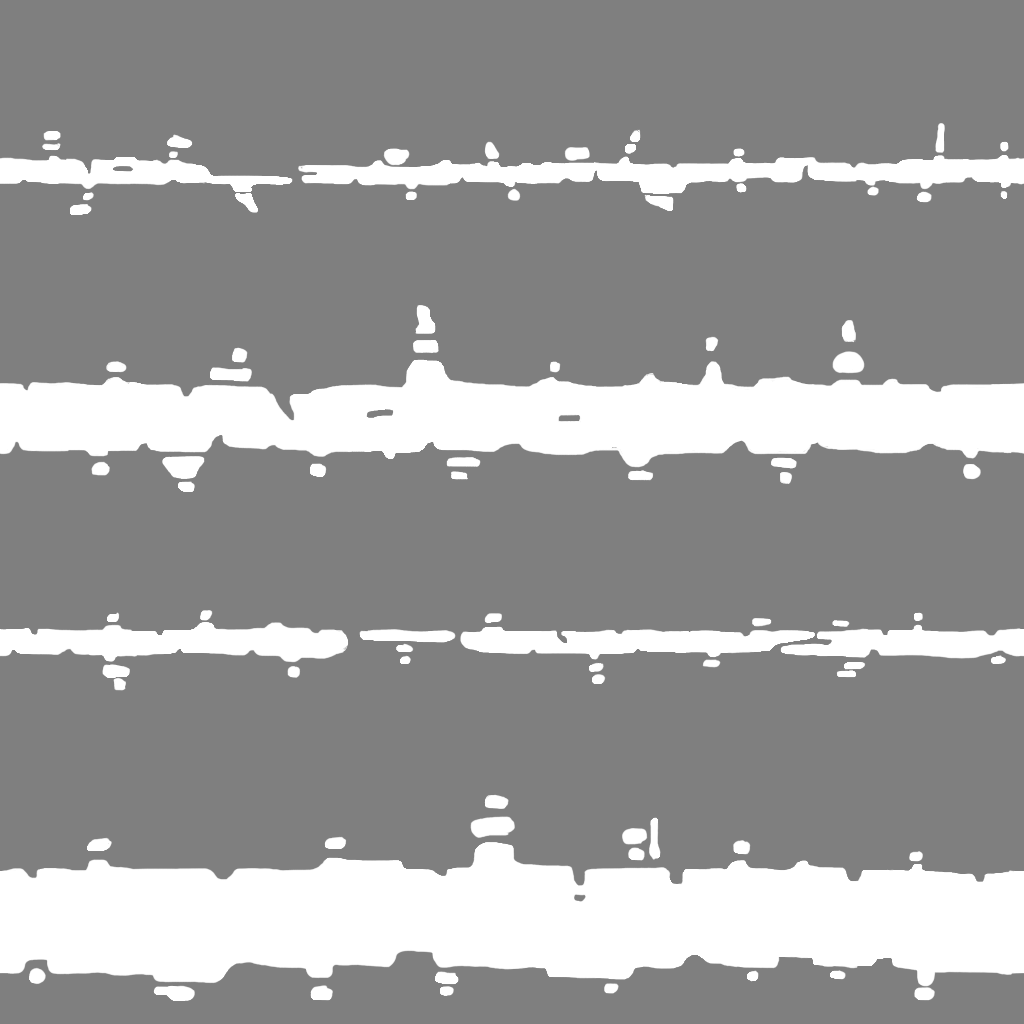
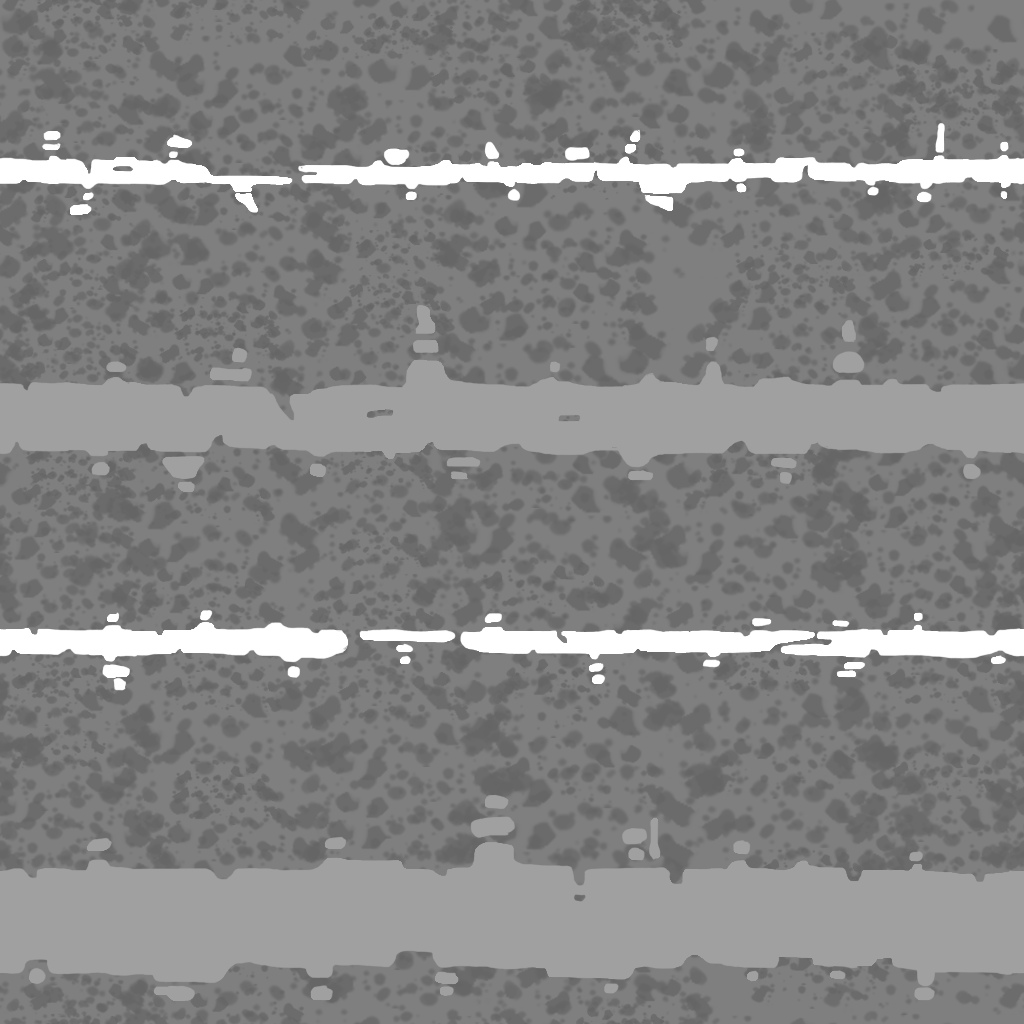
Layered file, before and after one edit (1024x1024). Changes by layer:
renamed "Arrière-plan" to "Light", painted on it over [0, 0, 1024, 1024]
removed layer "Calque de dessin 1" over [0, 0, 1024, 1024]
added layer "Light2" above "Background" over [0, 0, 1024, 1024]
added layer "Background" over [0, 0, 1024, 1024]
